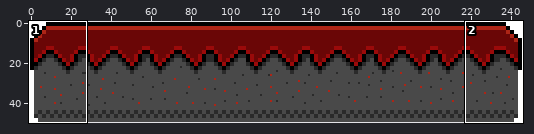
Sprite sheet, stored at LongPlatForm.png. Above: a wide view before the commit, with the close-up outlined.
Close-up. Before the edit:
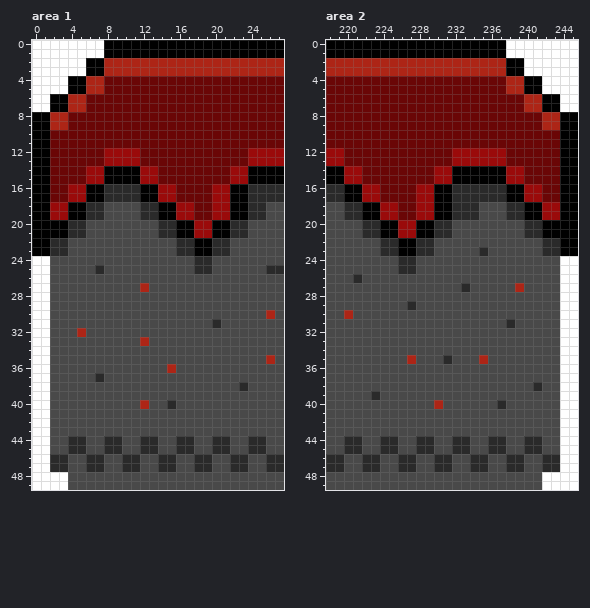
The file is 246x50 pixels. Pixels under 10% opacity are left out. Colours within 5 levels of each other are drawn and written as one. Shown: area 1: x 0..27, y 0..49; area 2: x 218..245, y 0..49.
And afterwards:
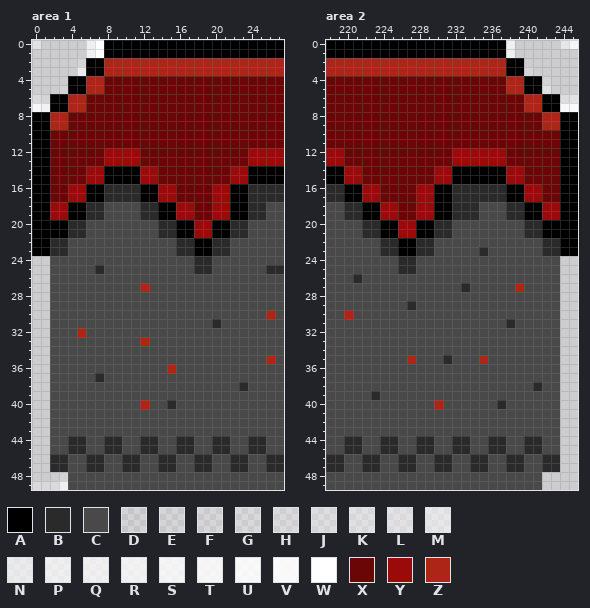
Palette (. is transparent): A #000000  B #2a2a2a  C #494949  D #ffffff1d  E #ffffff27  F #ffffff2e  G #ffffff37  H #ffffff44  J #ffffff51  K #ffffff62  L #ffffff6c  M #ffffff86  N #ffffff9b  P #ffffffab  Q #ffffffb3  R #ffffffbf  S #ffffffcd  T #ffffffd3  U #ffffffdf  V #ffffffe6  W #ffffff  X #6a0606  Y #9a0a0a  Z #ad2516
Change:
--- area 1
@@ x 0..8 @@
- 0 WWWWWWWWA
- 1 WWWWWWWWA
- 2 WWWWWWAAZ
- 3 WWWWWWAAZ
- 4 WWWWAAZZX
- 5 WWWWAAZZX
- 6 WWAAZZXXX
- 7 WWAAZZXXX
+ 0 L.....PWA
+ 1 ......QWA
+ 2 .....EAAZ
+ 3 .....NAAZ
+ 4 ....AAZZX
+ 5 ...DAAZZX
+ 6 HEAAZZXXX
+ 7 TRAAZZXXX
  8 AAZZXXXXX
@@ x 0..5 @@
 23 AABBCC
-24 WWCCCC
-25 WWCCCC
-26 WWCCCC
-27 WWCCCC
-28 WWCCCC
-29 WWCCCC
-30 WWCCCC
-31 WWCCCC
-32 WWCCCZ
-33 WWCCCC
-34 WWCCCC
-35 WWCCCC
-36 WWCCCC
-37 WWCCCC
-38 WWCCCC
-39 WWCCCC
-40 WWCCCC
-41 WWCCCC
-42 WWCCCC
-43 WWCCCC
-44 WWCCBB
-45 WWCCBB
-46 WWBBCC
-47 WWBBCC
-48 WWWWCC
-49 WWWWCC
+24 ..CCCC
+25 ..CCCC
+26 ..CCCC
+27 ..CCCC
+28 ..CCCC
+29 ..CCCC
+30 ..CCCC
+31 ..CCCC
+32 ..CCCZ
+33 ..CCCC
+34 ..CCCC
+35 ..CCCC
+36 ..CCCC
+37 ..CCCC
+38 ..CCCC
+39 ..CCCC
+40 ..CCCC
+41 ..CCCC
+42 ..CCCC
+43 ..CCCC
+44 ..CCBB
+45 ..CCBB
+46 ..BBCC
+47 ..BBCC
+48 ...DCC
+49 HGHQCC
--- area 2
@@ x 236..245 @@
- 0 AAWWWWWWWW
- 1 AAWWWWWWWW
- 2 ZZAAWWWWWW
- 3 ZZAAWWWWWW
- 4 XXZZAAWWWW
- 5 XXZZAAWWWW
- 6 XXXXZZAAWW
- 7 XXXXZZAAWW
+ 0 AAQ.....MS
+ 1 AAP.......
+ 2 ZZAA......
+ 3 ZZAAF.....
+ 4 XXZZAAD...
+ 5 XXZZAAK...
+ 6 XXXXZZAAJL
+ 7 XXXXZZAAUV
  8 XXXXXXZZAA
@@ x 240..245 @@
 23 CCBBAA
-24 CCCCWW
-25 CCCCWW
-26 CCCCWW
-27 CCCCWW
-28 CCCCWW
-29 CCCCWW
-30 CCCCWW
-31 CCCCWW
-32 CCCCWW
-33 CCCCWW
-34 CCCCWW
-35 CCCCWW
-36 CCCCWW
-37 CCCCWW
-38 CBCCWW
-39 CCCCWW
-40 CCCCWW
-41 CCCCWW
-42 CCCCWW
-43 CCCCWW
-44 BBCCWW
-45 BBCCWW
-46 CCBBWW
-47 CCBBWW
-48 CCWWWW
-49 CCWWWW
+24 CCCC..
+25 CCCC..
+26 CCCC..
+27 CCCC..
+28 CCCC..
+29 CCCC..
+30 CCCC..
+31 CCCC..
+32 CCCC..
+33 CCCC..
+34 CCCC..
+35 CCCC..
+36 CCCC..
+37 CCCC..
+38 CBCC..
+39 CCCC..
+40 CCCC..
+41 CCCC..
+42 CCCC..
+43 CCCC..
+44 BBCC..
+45 BBCC..
+46 CCBB..
+47 CCBB..
+48 CC....
+49 CC....
